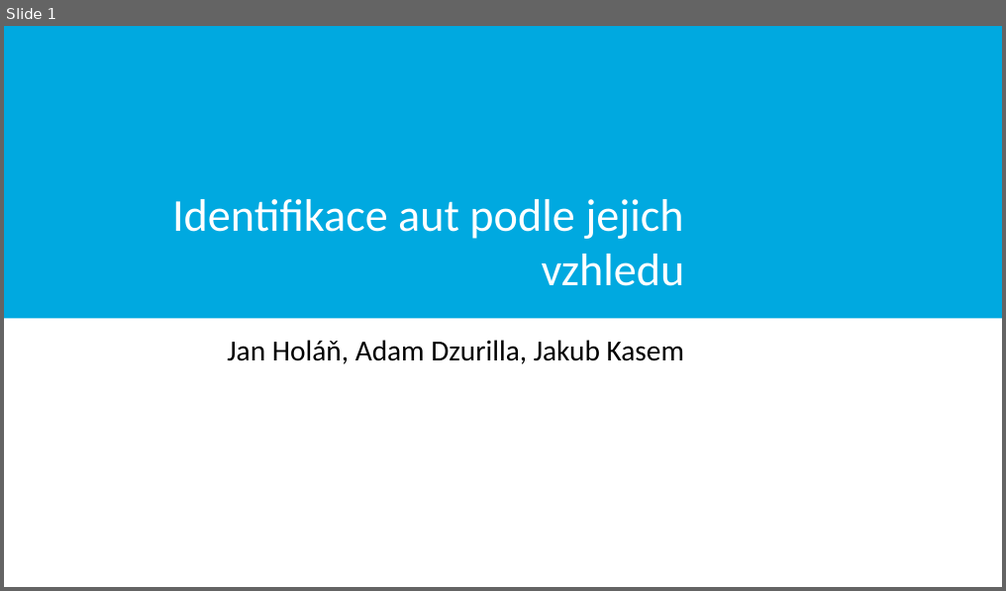
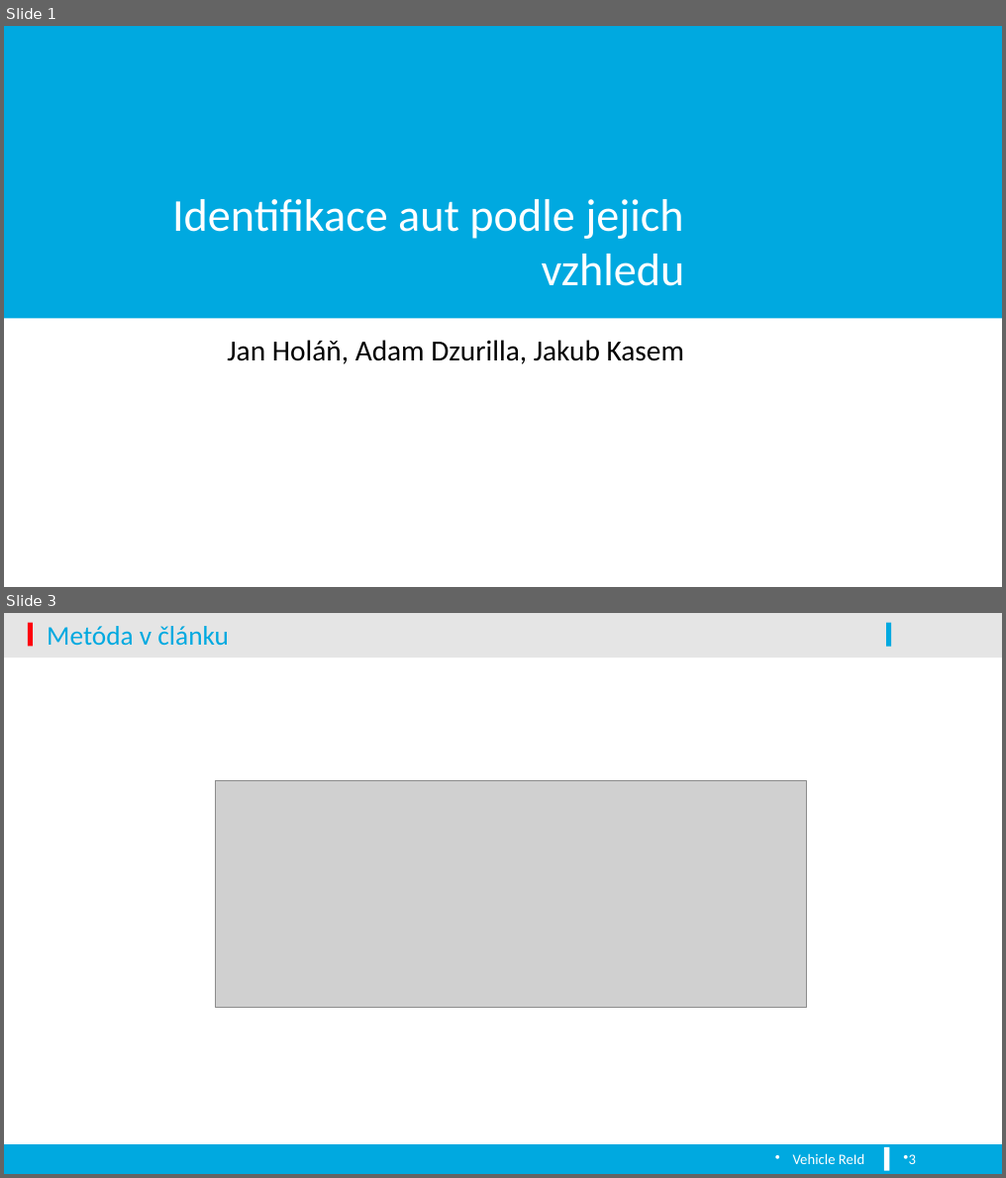
Before and after one commit to dzuris/knn_proj, a slide deck: Prezentace/Identifikace aut podle jejich vzhledu.pptx. Shown one above the other, each under a label of ours: slide 1 before the commit, slides 1 and 3 after it; the slides between them are not shown. The pictures are 1006x591 and 1006x1178 pixels, drawn with LibreOffice and Linux fonts; fonts in the diff are those of the drawing; grey boxes stand for pictures; background and template pictures are left out. Boxes give left, top, right and bottom in pixels: in the first picture for what was removed or moved away, otherwise in the second. Text is boxed around its words. In the diff, an @@ line names an element or a change of style, - is before the commit and + after.

```diff
--- a/Prezentace/Identifikace aut podle jejich vzhledu.pptx
+++ b/Prezentace/Identifikace aut podle jejich vzhledu.pptx
@@ slide 3 added at box(4, 613, 1002, 1174), background #FFFFFF @@
@@ rectangle added at box(4, 613, 1002, 655), fill #000000 at 10% opacity @@
@@ rectangle added at box(27, 623, 33, 647), fill #FE000C @@
@@ title added at box(47, 626, 229, 646), 26 pt, text #00A9E0 @@
+Metóda v článku
@@ rectangle added at box(887, 623, 892, 647), fill #00A9E0 @@
@@ rectangle added at box(4, 655, 1002, 658), fill #000000 at 10% opacity @@
@@ picture added at box(216, 780, 807, 1008) @@
@@ rectangle added at box(4, 1146, 1002, 1174), fill #00A9E0 @@
@@ text added at box(793, 1154, 864, 1164), 14 pt, text #FFFFFF @@
+Vehicle ReId
@@ rectangle added at box(884, 1148, 890, 1170), fill #FFFFFF @@
@@ page number added at box(909, 1155, 916, 1164), 14 pt, text #FFFFFF @@
+3
```
Also in this commit, not shown: 1 slide changed, 5 other slides added, 2 slides removed.
